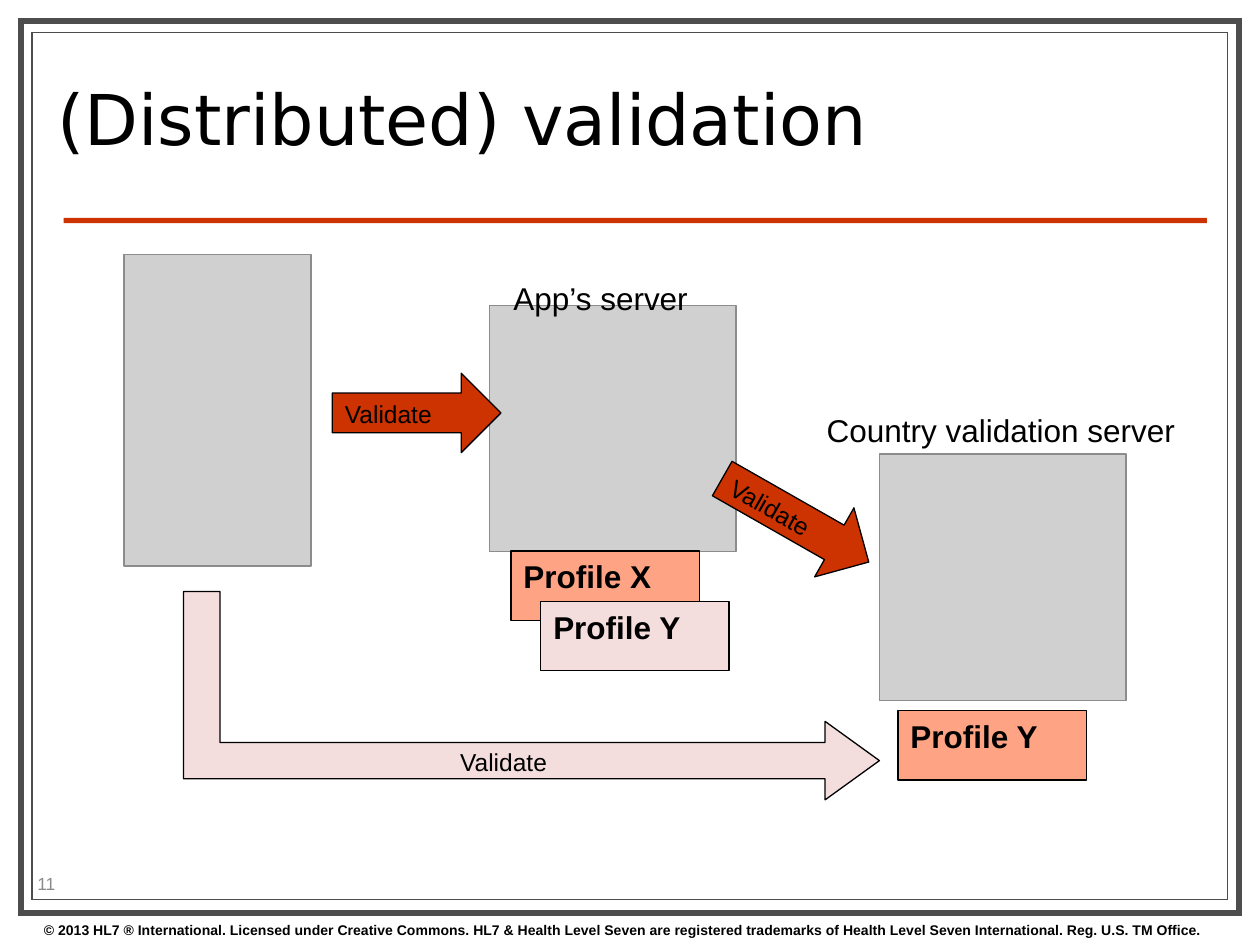
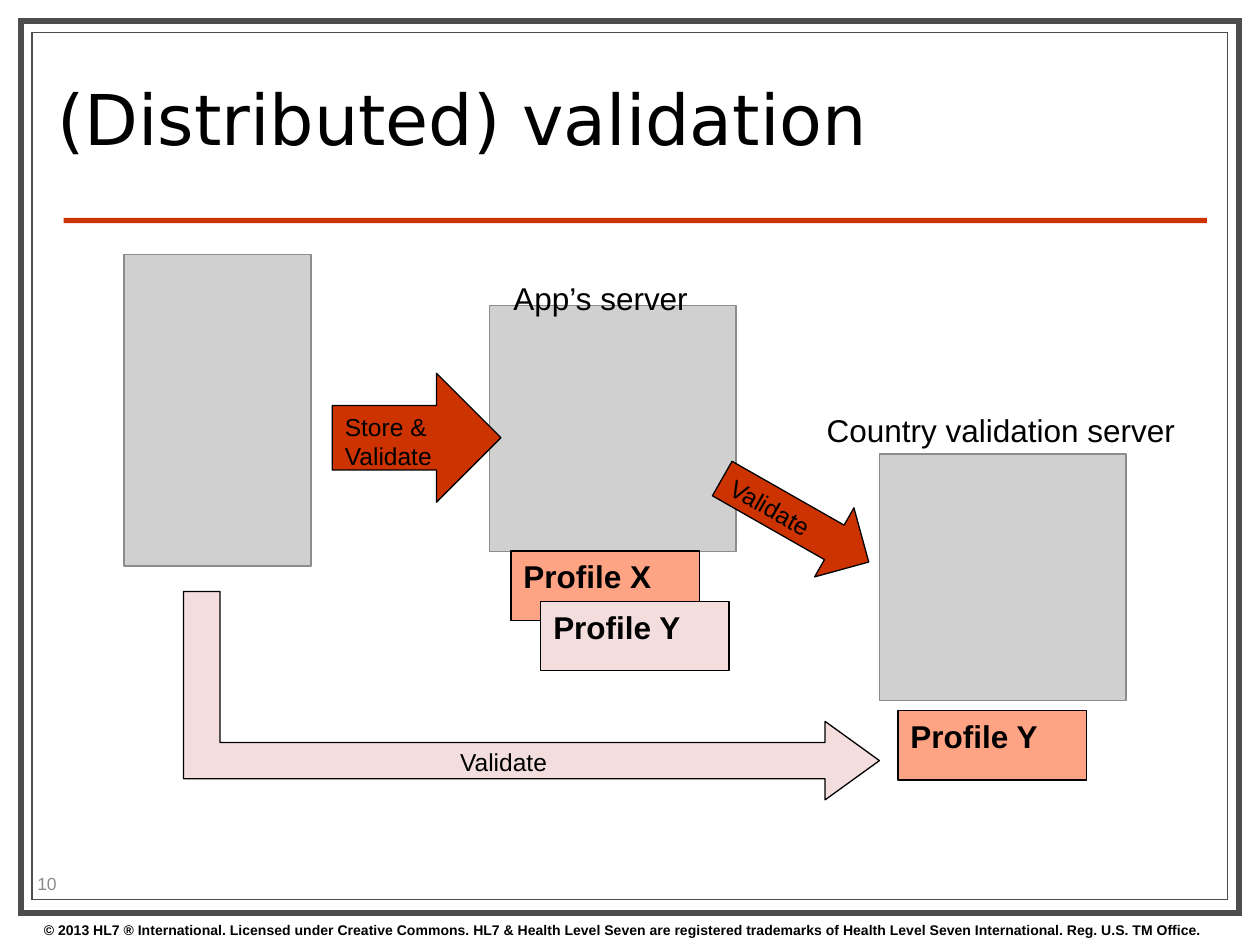
Before and after one commit to kevinpeterson/fhir, a slide deck: slide 10 of presentations/2014-01 Tutorials/201401 - San Antonio - Profiling FHIR.pptx (slide 11 before the commit). Drawn at 1260x945 pixels with LibreOffice and Linux fonts; fonts in the diff are those of the drawing; grey boxes stand for pictures; background and template pictures are left out. Boxes give left, top, right and bottom in pixels: in the first picture for what was removed or moved away, otherwise in the second. Text is boxed around its words. In the diff, an @@ line names an element or a change of style, - is before the commit and + after.

```diff
--- a/presentations/2014-01 Tutorials/201401 - San Antonio - Profiling FHIR.pptx
+++ b/presentations/2014-01 Tutorials/201401 - San Antonio - Profiling FHIR.pptx
@@ right arrow "Store &" resized from (x1=333, y1=373, x2=501, y2=452) to (x1=333, y1=373, x2=501, y2=501) @@
@@ text in right arrow at (x1=345, y1=419, x2=404, y2=437): paragraph added @@
+Store &
@@ page number at (x1=37, y1=878, x2=56, y2=890): text changed @@
-11
+10
```
Also in this commit, not shown: 3 other slides changed, 1 slide added, 1 other file.
